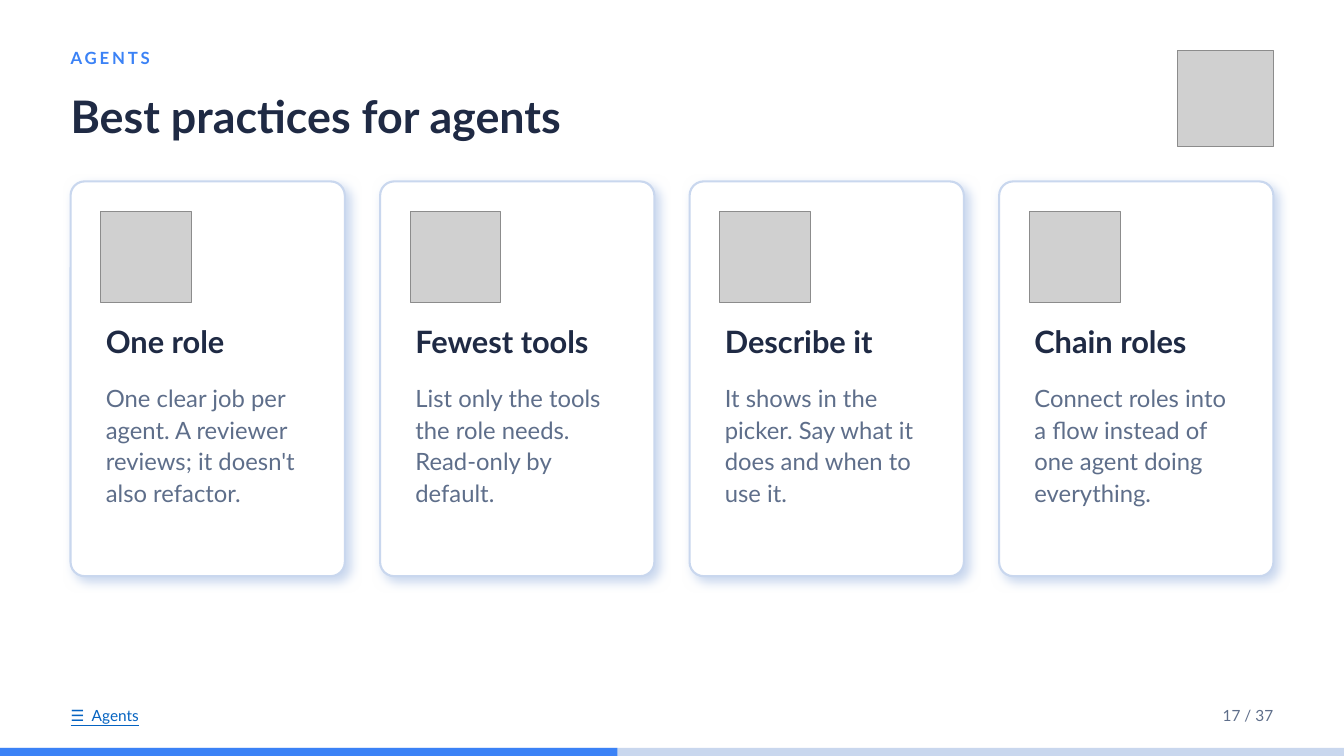
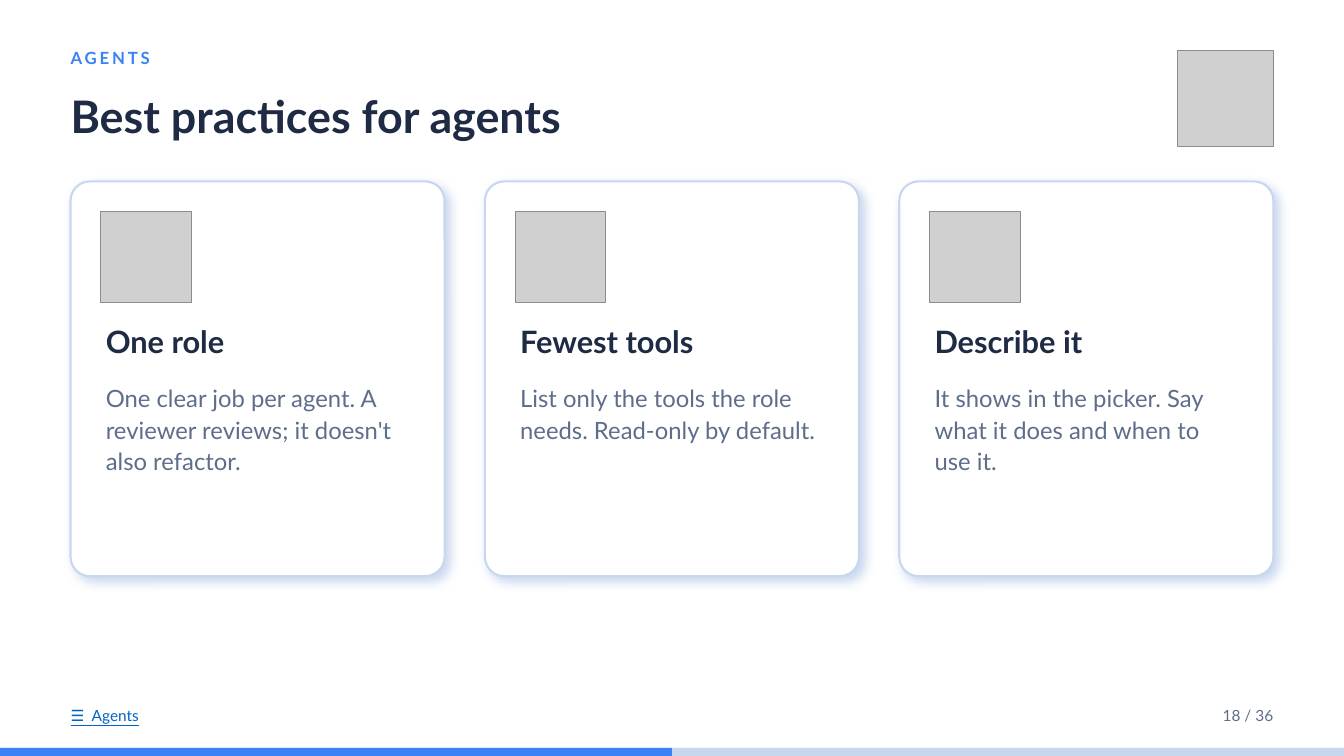
Before and after one commit to idoudist/ai-toolbox-presentation, a slide deck: slide 18 of hello-skills.pptx (slide 19 before the commit). Drawn at 1344x756 pixels with LibreOffice and Linux fonts; fonts in the diff are those of the drawing; grey boxes stand for pictures. Boxes give left, top, right and bottom in pixels: in the first picture for what was removed or moved away, otherwise in the second. Text is boxed around its words. In the diff, an @@ line names an element or a change of style, - is before the commit and + after.

```diff
--- a/hello-skills.pptx
+++ b/hello-skills.pptx
@@ rounded rectangle: place and size @@
-rounded rectangle at [71,181,345,577]
+rounded rectangle at [71,181,445,577]
@@ rounded rectangle: place and size @@
-rounded rectangle at [380,181,654,577]
+rounded rectangle at [485,181,859,577]
@@ rounded rectangle: place and size @@
-rounded rectangle at [690,181,964,577]
+rounded rectangle at [899,181,1273,577]
@@ rounded rectangle removed at [999,181,1273,577] @@
@@ picture: place and size @@
-picture at [410,212,501,302]
+picture at [515,212,606,302]
@@ picture: place and size @@
-picture at [720,212,811,302]
+picture at [930,212,1020,302]
@@ picture removed at [1029,212,1120,302] @@
@@ text "Fewest tools": place and size @@
-text "Fewest tools" at [415,330,589,354]
+text "Fewest tools" at [520,330,694,354]
@@ text "Describe it": place and size @@
-text "Describe it" at [725,330,872,354]
+text "Describe it" at [935,330,1082,354]
@@ text removed at [1034,330,1186,354] @@
-Chain roles
@@ text "One clear job per agent. ..." rewrapped from [106,389,294,502] to [106,389,391,470] @@
@@ text "List only the tools the ..." rewrapped from [415,389,600,502] to [520,389,815,443] @@
@@ text "It shows in the picker. ..." rewrapped from [725,389,913,502] to [935,389,1204,470] @@
@@ text removed at [1034,389,1226,507] @@
-Connect roles into a flow instead of one agent doing everything.
@@ text at [1223,710,1273,721]: text changed @@
-17 / 37
+18 / 36
@@ rectangle: place and size @@
-rectangle at [0,748,618,756]
+rectangle at [0,748,673,756]
```
Also in this commit, not shown: 32 other slides changed, 1 slide removed, 1 other file.
